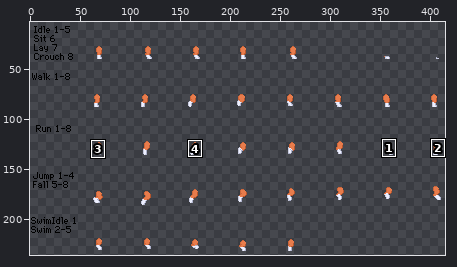
File history of a sprite sheet, humanoid/wr/flareon/legs/hindlegBack.png. The first picture is a wide view before the edit; the outline marks the close-up.
Close-up. First the earlier version:
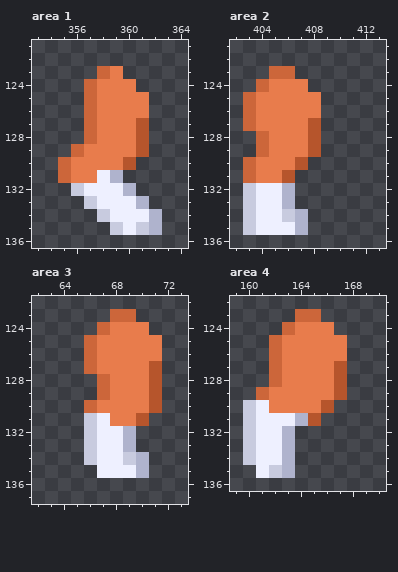
The file is 432x240 pixels. Shown: area 1: x 353..364, y 121..136; area 2: x 402..413, y 121..136; area 3: x 62..73, y 122..137; area 4: x 159..170, y 122..136. The wide view leaves out empty margins. The commit also changed other parts of the picture, which this record leaves out.
And afterwards:
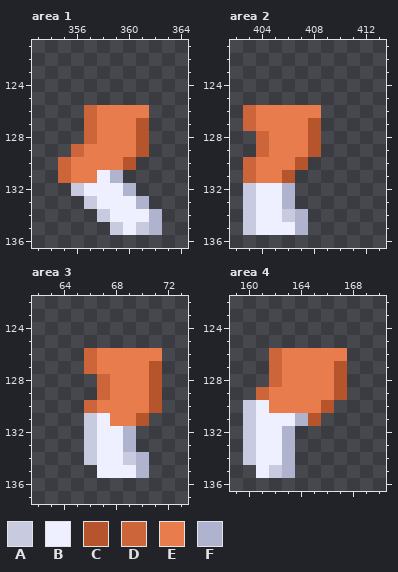
Palette (. is transparent): A #c8cbdf  B #eef0ff  C #b6552c  D #cc663a  E #e87c4c  F #afb3cd
Change:
--- area 1
@@ x 353..364 @@
 122 ............
-123 .....DE.....
-124 ....DEEE....
-125 ....DEEEE...
+123 ............
+124 ............
+125 ............
 126 ....DEEEE...
--- area 2
@@ x 402..413 @@
 122 ............
-123 ...DD.......
-124 ..DEEE......
-125 .DEEEEE.....
+123 ............
+124 ............
+125 ............
 126 .DEEEEE.....
--- area 3
@@ x 62..73 @@
 122 ............
-123 ......DD....
-124 .....DEEE...
-125 ....DEEEEE..
+123 ............
+124 ............
+125 ............
 126 ....DEEEEE..
--- area 4
@@ x 159..170 @@
 122 ............
-123 .....DD.....
-124 ....DEEE....
-125 ...DEEEEE...
+123 ............
+124 ............
+125 ............
 126 ...DEEEEE...
